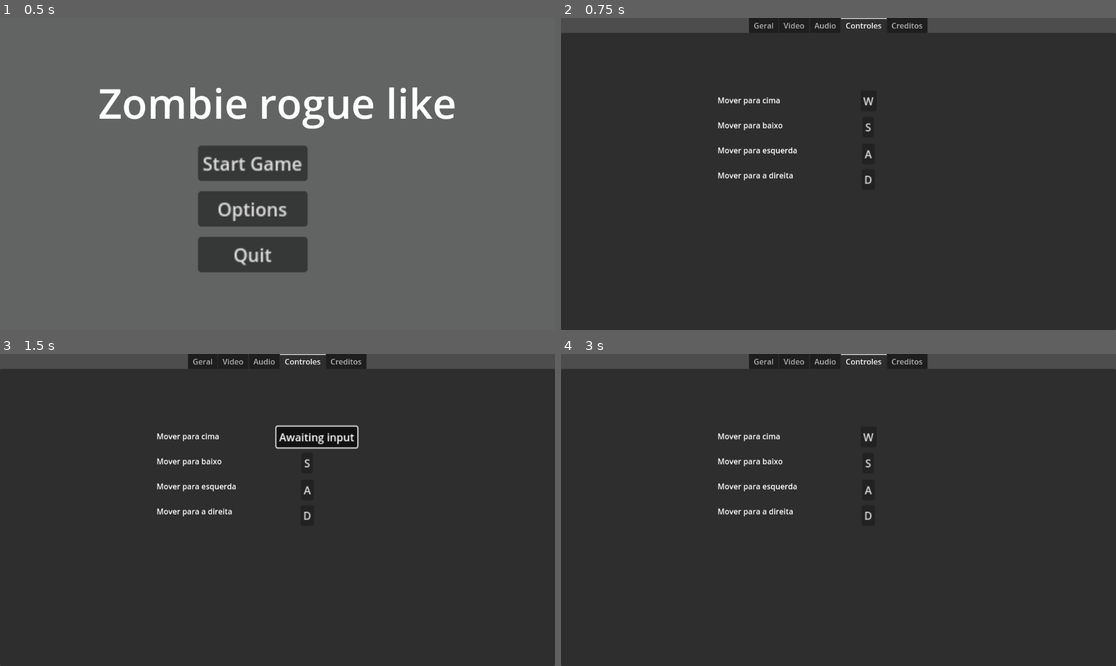
Above: before the commit, frames 1-4 (two rows, left to right).
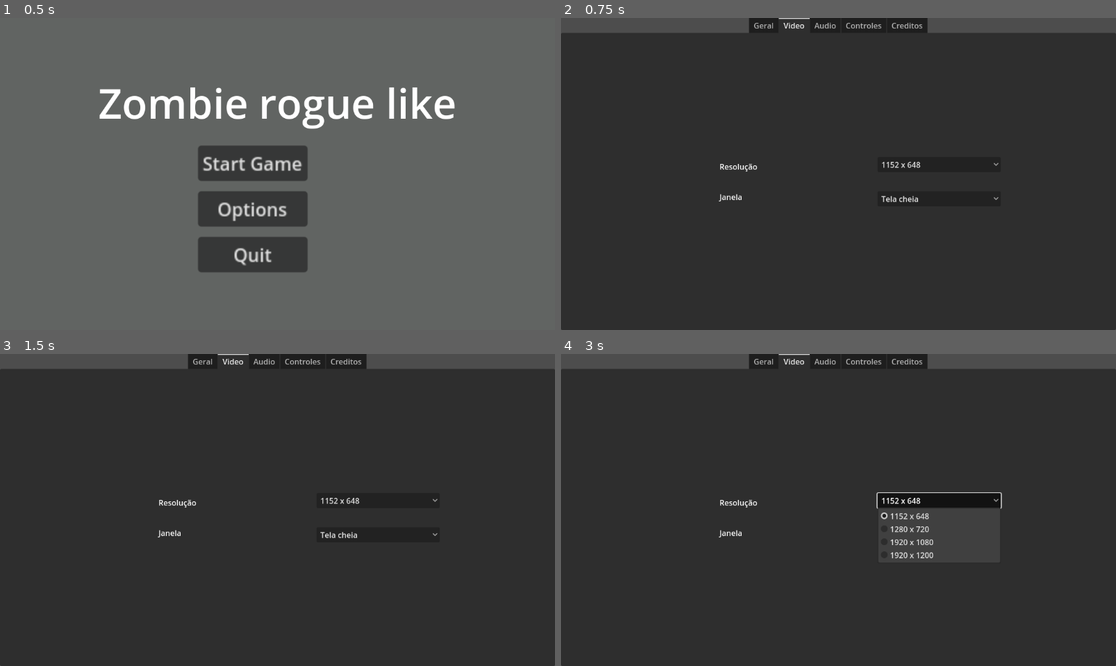
Above: after the commit, the same moments.

Repository: Kennykiller36/project-rogue-zombie
Game: Godot game, scene res://scenes/main_menu_scene/main_menu.tscn
The game is run twice, just before and just after one commit, with the same random seed, the same clock (stepped at 60 frames per second) and the same inputs.
Inputs (mouse positions are in pixels of both pictures, inside the frame that each line leads up to):
- Up to frame 1 (0.5 s): no input
- Up to frame 2 (0.75 s): click "Options" at 0.5 s
- Up to frame 3 (1.5 s): click (305, 438) at 1.25 s, where only the run before the commit has a clickable "W"
- Up to frame 4 (3 s): click (877, 438) at 2 s, where only the run before the commit has a clickable "Awaiting input"; click (938, 500) at 2.75 s, where only the run after the commit has a clickable "1152 x 648"

Frame 1 is identical in both runs. In frame 2, 1.1% of the frame differs, in the area x 28-79%, y 0-60%; in frame 3, 2.0%; in frame 4, 2.3%, in the area x 28-80%, y 0-66%.

Commit message:
Update video tab

Diff:
--- a/project.godot
+++ b/project.godot
@@ -17,6 +17,18 @@
 
 [input]
 
+up={
+"deadzone": 0.2,
+"events": [Object(InputEventKey,"resource_local_to_scene":false,"resource_name":"","device":-1,"window_id":0,"alt_pressed":false,"shift_pressed":false,"ctrl_pressed":false,"meta_pressed":false,"pressed":false,"keycode":0,"physical_keycode":87,"key_label":0,"unicode":119,"location":0,"echo":false,"script":null)
+, Object(InputEventKey,"resource_local_to_scene":false,"resource_name":"","device":-1,"window_id":0,"alt_pressed":false,"shift_pressed":false,"ctrl_pressed":false,"meta_pressed":false,"pressed":false,"keycode":0,"physical_keycode":4194320,"key_label":0,"unicode":0,"location":0,"echo":false,"script":null)
+]
+}
+down={
+"deadzone": 0.2,
+"events": [Object(InputEventKey,"resource_local_to_scene":false,"resource_name":"","device":-1,"window_id":0,"alt_pressed":false,"shift_pressed":false,"ctrl_pressed":false,"meta_pressed":false,"pressed":false,"keycode":0,"physical_keycode":83,"key_label":0,"unicode":115,"location":0,"echo":false,"script":null)
+, Object(InputEventKey,"resource_local_to_scene":false,"resource_name":"","device":-1,"window_id":0,"alt_pressed":false,"shift_pressed":false,"ctrl_pressed":false,"meta_pressed":false,"pressed":false,"keycode":0,"physical_keycode":4194322,"key_label":0,"unicode":0,"location":0,"echo":false,"script":null)
+]
+}
 left={
 "deadzone": 0.2,
 "events": [Object(InputEventKey,"resource_local_to_scene":false,"resource_name":"","device":-1,"window_id":0,"alt_press …(191 unchanged characters)…
@@ -29,18 +41,6 @@
 , Object(InputEventKey,"resource_local_to_scene":false,"resource_name":"","device":-1,"window_id":0,"alt_pressed":false …(186 unchanged characters)…
 ]
 }
-up={
-"deadzone": 0.2,
-"events": [Object(InputEventKey,"resource_local_to_scene":false,"resource_name":"","device":-1,"window_id":0,"alt_pressed":false,"shift_pressed":false,"ctrl_pressed":false,"meta_pressed":false,"pressed":false,"keycode":0,"physical_keycode":87,"key_label":0,"unicode":119,"location":0,"echo":false,"script":null)
-, Object(InputEventKey,"resource_local_to_scene":false,"resource_name":"","device":-1,"window_id":0,"alt_pressed":false,"shift_pressed":false,"ctrl_pressed":false,"meta_pressed":false,"pressed":false,"keycode":0,"physical_keycode":4194320,"key_label":0,"unicode":0,"location":0,"echo":false,"script":null)
-]
-}
-down={
-"deadzone": 0.2,
-"events": [Object(InputEventKey,"resource_local_to_scene":false,"resource_name":"","device":-1,"window_id":0,"alt_pressed":false,"shift_pressed":false,"ctrl_pressed":false,"meta_pressed":false,"pressed":false,"keycode":0,"physical_keycode":83,"key_label":0,"unicode":115,"location":0,"echo":false,"script":null)
-, Object(InputEventKey,"resource_local_to_scene":false,"resource_name":"","device":-1,"window_id":0,"alt_pressed":false,"shift_pressed":false,"ctrl_pressed":false,"meta_pressed":false,"pressed":false,"keycode":0,"physical_keycode":4194322,"key_label":0,"unicode":0,"location":0,"echo":false,"script":null)
-]
-}
 pause={
 "deadzone": 0.2,
 "events": [Object(InputEventKey,"resource_local_to_scene":false,"resource_name":"","device":-1,"window_id":0,"alt_press …(195 unchanged characters)…
--- a/scenes/options_menu_scene/options_menu.gd
+++ b/scenes/options_menu_scene/options_menu.gd
@@ -1,9 +1,8 @@
 extends Control
 
-##Parte dos botões da tab geral
 static var opened_from_gameplay: bool = false
-@onready var voltar_jogo_btn = $TabContainer/Geral/VoltarJogoBtn
-@onready var voltar_hub_btn = $TabContainer/Geral/VoltarParaHubBtn
+@onready var voltar_jogo_btn = $TabContainer/Geral/VBoxContainer/VoltarJogoBtn
+@onready var voltar_hub_btn = $TabContainer/Geral/VBoxContainer/VoltarParaHubBtn
 func _update_button_visibility():
 	var should_show = opened_from_gameplay
 	voltar_jogo_btn.visible = should_show
@@ -25,7 +24,48 @@
 	get_tree().change_scene_to_file("res://scenes/main_menu_scene/main_menu.tscn")
 
 ##Parte da Tab de video
+@onready var janela_button=$TabContainer/Video/VBoxContainerVideoBtn/JanelaOptionBtn as OptionButton
 
+@onready var resolucao_button=$TabContainer/Video/VBoxContainerVideoBtn/ResolucaoOptionBtn as OptionButton
+
+
+const MODO_JANELA_ARRAY: Array[String]=[
+	"Tela cheia", "Janela", "Janela sem borda", "Tela cheia sem borda"
+]
+
+func modo_janela_selecionado(index:int)-> void:
+	match index:
+		0:
+			DisplayServer.window_set_mode(DisplayServer.WINDOW_MODE_EXCLUSIVE_FULLSCREEN)
+			DisplayServer.window_set_flag(DisplayServer.WINDOW_FLAG_BORDERLESS, false)
+		1:
+			DisplayServer.window_set_mode(DisplayServer.WINDOW_MODE_WINDOWED)
+			DisplayServer.window_set_flag(DisplayServer.WINDOW_FLAG_BORDERLESS, false)
+
+		2:
+			DisplayServer.window_set_mode(DisplayServer.WINDOW_MODE_WINDOWED)
+			DisplayServer.window_set_flag(DisplayServer.WINDOW_FLAG_BORDERLESS, true)
+
+		3:
+			DisplayServer.window_set_mode(DisplayServer.WINDOW_MODE_EXCLUSIVE_FULLSCREEN)
+			DisplayServer.window_set_flag(DisplayServer.WINDOW_FLAG_BORDERLESS, true)
+
+func adicionar_items_modo_janela()-> void:
+	for i in MODO_JANELA_ARRAY:
+		janela_button.add_item(i)
+
+const DICIONARIO_RESOLUCAO:Dictionary={
+	"1152 x 648": Vector2i(1152,648),
+	"1280 x 720": Vector2i(1280,720),
+	"1920 x 1080": Vector2i(1920,1080),
+	"1920 x 1200": Vector2i(1920,1200)
+}
+func adicionar_items_resolucao()-> void:
+	for j in DICIONARIO_RESOLUCAO:
+		resolucao_button.add_item(j)
+
+func resolucao_selecionada(index:int)-> void:
+	DisplayServer.window_set_size(DICIONARIO_RESOLUCAO.values()[index])
 
 ##Parte da Tab de audio
 var audio_bus_master
@@ -46,9 +86,17 @@
 
 ##Parte da função ready
 func _ready():
+	##Parte da tab geral 2
 	process_mode = Node.PROCESS_MODE_ALWAYS
+	_update_button_visibility()
+
+	##Parte da tab audio 2
 	audio_bus_master= AudioServer.get_bus_index("Master")
 	audio_bus_sfx= AudioServer.get_bus_index("Sfx")
 	audio_bus_musica= AudioServer.get_bus_index("Musica")
 
-	_update_button_visibility()
+	##Parte da tab video 2
+	janela_button.item_selected.connect(modo_janela_selecionado)
+	adicionar_items_modo_janela()
+	resolucao_button.item_selected.connect(resolucao_selecionada)
+	adicionar_items_resolucao()
--- a/scenes/options_menu_scene/options_menu.tscn
+++ b/scenes/options_menu_scene/options_menu.tscn
@@ -21,14 +21,14 @@
 grow_horizontal = 2
 grow_vertical = 2
 tab_alignment = 1
-current_tab = 3
+current_tab = 1
 
 [node name="Geral" type="TabBar" parent="TabContainer"]
 visible = false
 layout_mode = 2
 metadata/_tab_index = 0
 
-[node name="VoltarMenuBtn" type="Button" parent="TabContainer/Geral"]
+[node name="VBoxContainer" type="VBoxContainer" parent="TabContainer/Geral"]
 layout_mode = 1
 anchors_preset = 8
 anchor_left = 0.5
@@ -36,229 +36,223 @@
 anchor_right = 0.5
 anchor_bottom = 0.5
 offset_left = -79.0
-offset_top = -15.5
+offset_top = -50.5
 offset_right = 79.0
-offset_bottom = 15.5
-grow_horizontal = 2
-grow_vertical = 2
+offset_bottom = 50.5
+grow_horizontal = 2
+grow_vertical = 2
+theme_override_constants/separation = 27
+
+[node name="VoltarMenuBtn" type="Button" parent="TabContainer/Geral/VBoxContainer"]
+layout_mode = 2
+size_flags_horizontal = 4
+size_flags_vertical = 4
 text = "Voltar para o menu
 "
 
-[node name="VoltarJogoBtn" type="Button" parent="TabContainer/Geral"]
+[node name="VoltarJogoBtn" type="Button" parent="TabContainer/Geral/VBoxContainer"]
+layout_mode = 2
+size_flags_horizontal = 4
+size_flags_vertical = 4
+text = "Voltar para o jogo
+"
+
+[node name="VoltarParaHubBtn" type="Button" parent="TabContainer/Geral/VBoxContainer"]
+layout_mode = 2
+size_flags_horizontal = 4
+size_flags_vertical = 4
+text = "Voltar para o hub"
+
+[node name="Video" type="TabBar" parent="TabContainer"]
+layout_mode = 2
+metadata/_tab_index = 1
+
+[node name="VBoxContainerVideoLabels" type="VBoxContainer" parent="TabContainer/Video"]
 layout_mode = 1
 anchors_preset = 8
 anchor_left = 0.5
 anchor_top = 0.5
 anchor_right = 0.5
 anchor_bottom = 0.5
-offset_left = -79.0
-offset_top = 32.5
-offset_right = 79.0
-offset_bottom = 63.5
-grow_horizontal = 2
-grow_vertical = 2
-text = "Voltar para o jogo
-"
-
-[node name="VoltarParaHubBtn" type="Button" parent="TabContainer/Geral"]
+offset_left = -247.5
+offset_top = -25.0
+offset_right = 247.5
+offset_bottom = 25.0
+grow_horizontal = 2
+grow_vertical = 2
+theme_override_constants/separation = 40
+
+[node name="ResolucaoLabel" type="Label" parent="TabContainer/Video/VBoxContainerVideoLabels"]
+layout_mode = 2
+text = "Resolução"
+
+[node name="JanelaLabel" type="Label" parent="TabContainer/Video/VBoxContainerVideoLabels"]
+layout_mode = 2
+text = "Janela"
+
+[node name="VBoxContainerVideoBtn" type="VBoxContainer" parent="TabContainer/Video"]
+layout_mode = 1
+anchors_preset = 6
+anchor_left = 1.0
+anchor_top = 0.5
+anchor_right = 1.0
+anchor_bottom = 0.5
+offset_left = -495.0
+offset_top = -40.0
+offset_bottom = 40.0
+grow_horizontal = 0
+grow_vertical = 2
+theme_override_constants/separation = 40
+
+[node name="ResolucaoOptionBtn" type="OptionButton" parent="TabContainer/Video/VBoxContainerVideoBtn"]
+custom_minimum_size = Vector2(256, 0)
+layout_mode = 2
+size_flags_horizontal = 0
+size_flags_vertical = 4
+
+[node name="JanelaOptionBtn" type="OptionButton" parent="TabContainer/Video/VBoxContainerVideoBtn"]
+custom_minimum_size = Vector2(256, 0)
+layout_mode = 2
+size_flags_horizontal = 0
+size_flags_vertical = 4
+
+[node name="Audio" type="TabBar" parent="TabContainer"]
+visible = false
+layout_mode = 2
+metadata/_tab_index = 2
+
+[node name="VBoxContainer" type="VBoxContainer" parent="TabContainer/Audio"]
 layout_mode = 1
 anchors_preset = 8
 anchor_left = 0.5
 anchor_top = 0.5
 anchor_right = 0.5
 anchor_bottom = 0.5
-offset_left = -79.0
-offset_top = 80.5
-offset_right = 79.0
-offset_bottom = 111.5
-grow_horizontal = 2
-grow_vertical = 2
-text = "Voltar para o hub"
-
-[node name="Video" type="TabBar" parent="TabContainer"]
-visible = false
-layout_mode = 2
-metadata/_tab_index = 1
-
-[node name="Audio" type="TabBar" parent="TabContainer"]
-visible = false
-layout_mode = 2
-metadata/_tab_index = 2
-
-[node name="AudioGeralTxt" type="TextEdit" parent="TabContainer/Audio"]
-layout_mode = 1
-anchors_preset = -1
-anchor_left = 0.4105903
-anchor_top = 0.18638574
-anchor_right = 0.5043403
-anchor_bottom = 0.26094005
-offset_right = 7.0
-offset_bottom = -1.5258789e-05
-grow_horizontal = 2
+offset_left = -91.5
+offset_top = -68.5
+offset_right = 91.5
+offset_bottom = 68.5
+grow_horizontal = 2
+grow_vertical = 2
+theme_override_constants/separation = 23
+
+[node name="VolumeGeralLabel" type="Label" parent="TabContainer/Audio/VBoxContainer"]
+layout_mode = 2
+size_flags_horizontal = 4
 text = "Volume Geral"
 
-[node name="AudioGeralSlider" type="HSlider" parent="TabContainer/Audio"]
-layout_mode = 1
-anchors_preset = 14
-anchor_top = 0.5
-anchor_right = 1.0
-anchor_bottom = 0.5
-offset_left = 219.99998
-offset_top = -139.49998
-offset_right = 220.0
-offset_bottom = -123.499985
-grow_horizontal = 2
-grow_vertical = 2
-scale = Vector2(0.63023704, 0.63023704)
+[node name="AudioGeralSlider" type="HSlider" parent="TabContainer/Audio/VBoxContainer"]
+layout_mode = 2
 max_value = 1.0
 value = 1.0
 
-[node name="AudioSfxTxt" type="TextEdit" parent="TabContainer/Audio"]
-layout_mode = 1
-anchors_preset = -1
-anchor_left = 0.37586805
-anchor_top = 0.35980552
-anchor_right = 0.5442708
-anchor_bottom = 0.43435982
-offset_top = -1.5258789e-05
-grow_horizontal = 2
+[node name="VolumeSfxLabel" type="Label" parent="TabContainer/Audio/VBoxContainer"]
+layout_mode = 2
+size_flags_horizontal = 4
 text = "Volume Efeitos Sonoros"
-metadata/_edit_use_anchors_ = true
-
-[node name="AudioSfxSlider" type="HSlider" parent="TabContainer/Audio"]
-layout_mode = 1
-anchors_preset = 14
-anchor_top = 0.5
-anchor_right = 1.0
-anchor_bottom = 0.5
-offset_left = 219.99998
-offset_top = -22.5
-offset_right = 220.0
-offset_bottom = -6.5
-grow_horizontal = 2
-grow_vertical = 2
-scale = Vector2(0.63023704, 0.63023704)
+
+[node name="AudioSfxSlider" type="HSlider" parent="TabContainer/Audio/VBoxContainer"]
+layout_mode = 2
 max_value = 1.0
 value = 1.0
 
-[node name="AudioMusicaTxt" type="TextEdit" parent="TabContainer/Audio"]
-layout_mode = 1
-anchors_preset = -1
-anchor_left = 0.37586805
-anchor_top = 0.57050246
-anchor_right = 0.5442708
-anchor_bottom = 0.6450567
-offset_left = 20.0
-offset_top = -12.0000305
-offset_right = -24.0
-offset_bottom = -12.0
-grow_horizontal = 2
+[node name="VolumeMusicaLabel" type="Label" parent="TabContainer/Audio/VBoxContainer"]
+layout_mode = 2
+size_flags_horizontal = 4
 text = "Volume da Música"
 
-[node name="AudioMusicaSlider" type="HSlider" parent="TabContainer/Audio"]
-layout_mode = 1
-anchors_preset = 14
-anchor_top = 0.5
-anchor_right = 1.0
-anchor_bottom = 0.5
-offset_left = 219.99998
-offset_top = 96.5
-offset_right = 220.0
-offset_bottom = 112.5
-grow_horizontal = 2
-grow_vertical = 2
-scale = Vector2(0.63023704, 0.63023704)
+[node name="AudioMusicaSlider" type="HSlider" parent="TabContainer/Audio/VBoxContainer"]
+layout_mode = 2
 max_value = 1.0
 value = 1.0
 
 [node name="Controles" type="TabBar" parent="TabContainer"]
+visible = false
 layout_mode = 2
 metadata/_tab_index = 3
 
-[node name="Label" type="Label" parent="TabContainer/Controles"]
+[node name="VBoxContainerLabelsControles" type="VBoxContainer" parent="TabContainer/Controles"]
 layout_mode = 0
-offset_left = 325.0
-offset_top = 128.0
-offset_right = 491.0
-offset_bottom = 333.0
-size_flags_horizontal = 4
-text = "Mover para cima
-
-Mover para baixo
-
-Mover para esquerda
-
-Mover para a direita
-"
-
-[node name="InputMapBtnCima" type="Button" parent="TabContainer/Controles"]
-layout_mode = 1
-anchors_preset = 8
-anchor_left = 0.5
-anchor_top = 0.5
-anchor_right = 0.5
-anchor_bottom = 0.5
-offset_left = 54.00006
-offset_top = -176.50002
-offset_right = 62.00006
-offset_bottom = -168.50002
-grow_horizontal = 2
-grow_vertical = 2
-scale = Vector2(1.383643, 1.383643)
+offset_left = 326.0
+offset_top = 94.0
+offset_right = 492.0
+offset_bottom = 523.0
+size_flags_horizontal = 0
+size_flags_vertical = 8
+theme_override_constants/separation = 48
+
+[node name="MoverPraCimaLabel" type="Label" parent="TabContainer/Controles/VBoxContainerLabelsControles"]
+layout_mode = 2
+size_flags_horizontal = 0
+size_flags_vertical = 8
+text = "Mover para cima"
+vertical_alignment = 1
+
+[node name="MoverPraBaixoLabel" type="Label" parent="TabContainer/Controles/VBoxContainerLabelsControles"]
+layout_mode = 2
+size_flags_horizontal = 0
+size_flags_vertical = 8
+text = "Mover para baixo"
+vertical_alignment = 1
+
+[node name="MoverPraEsquerdaLabel" type="Label" parent="TabContainer/Controles/VBoxContainerLabelsControles"]
+layout_mode = 2
+size_flags_horizontal = 0
+size_flags_vertical = 8
+text = "Mover para Esquerda"
+vertical_alignment = 1
+
+[node name="MoverPraDireitaLabel" type="Label" parent="TabContainer/Controles/VBoxContainerLabelsControles"]
+layout_mode = 2
+size_flags_horizontal = 0
+size_flags_vertical = 8
+text = "Mover para direita"
+vertical_alignment = 1
+
+[node name="VBoxContainerKeyMapBtnControles" type="VBoxContainer" parent="TabContainer/Controles"]
+layout_mode = 1
+anchors_preset = 6
+anchor_left = 1.0
+anchor_top = 0.5
+anchor_right = 1.0
+anchor_bottom = 0.5
+offset_left = -166.0
+offset_top = -214.5
+offset_bottom = 214.5
+grow_horizontal = 0
+grow_vertical = 2
+size_flags_horizontal = 0
+size_flags_vertical = 8
+theme_override_constants/separation = 48
+
+[node name="InputMapBtnCima" type="Button" parent="TabContainer/Controles/VBoxContainerKeyMapBtnControles"]
+layout_mode = 2
+size_flags_horizontal = 4
+size_flags_vertical = 4
 script = ExtResource("2_2v3r4")
 action = "up"
 metadata/_custom_type_script = "uid://dtr1sagv0h0j7"
 
-[node name="InputMapBtnBaixo" type="Button" parent="TabContainer/Controles"]
-layout_mode = 1
-anchors_preset = 8
-anchor_left = 0.5
-anchor_top = 0.5
-anchor_right = 0.5
-anchor_bottom = 0.5
-offset_left = 54.00006
-offset_top = -123.499985
-offset_right = 62.00006
-offset_bottom = -115.499985
-grow_horizontal = 2
-grow_vertical = 2
-scale = Vector2(1.383643, 1.383643)
+[node name="InputMapBtnBaixo" type="Button" parent="TabContainer/Controles/VBoxContainerKeyMapBtnControles"]
+layout_mode = 2
+size_flags_horizontal = 4
+size_flags_vertical = 4
 script = ExtResource("2_2v3r4")
 action = "down"
 metadata/_custom_type_script = "uid://dtr1sagv0h0j7"
 
-[node name="InputMapBtnEsquerda" type="Button" parent="TabContainer/Controles"]
-layout_mode = 1
-anchors_preset = 8
-anchor_left = 0.5
-anchor_top = 0.5
-anchor_right = 0.5
-anchor_bottom = 0.5
-offset_left = 54.00006
-offset_top = -67.5
-offset_right = 62.00006
-offset_bottom = -59.5
-grow_horizontal = 2
-grow_vertical = 2
-scale = Vector2(1.383643, 1.383643)
+[node name="InputMapBtnEsquerda" type="Button" parent="TabContainer/Controles/VBoxContainerKeyMapBtnControles"]
+layout_mode = 2
+size_flags_horizontal = 4
+size_flags_vertical = 4
 script = ExtResource("2_2v3r4")
 action = "left"
 metadata/_custom_type_script = "uid://dtr1sagv0h0j7"
 
-[node name="InputMapBtnDireita" type="Button" parent="TabContainer/Controles"]
-layout_mode = 1
-anchors_preset = 8
-anchor_left = 0.5
-anchor_top = 0.5
-anchor_right = 0.5
-anchor_bottom = 0.5
-offset_left = 54.00006
-offset_top = -14.5
-offset_right = 62.00006
-offset_bottom = -6.5
-grow_horizontal = 2
-grow_vertical = 2
-scale = Vector2(1.383643, 1.383643)
+[node name="InputMapBtnDireita" type="Button" parent="TabContainer/Controles/VBoxContainerKeyMapBtnControles"]
+layout_mode = 2
+size_flags_horizontal = 4
+size_flags_vertical = 4
 script = ExtResource("2_2v3r4")
 action = "right"
 metadata/_custom_type_script = "uid://dtr1sagv0h0j7"
@@ -268,9 +262,9 @@
 layout_mode = 2
 metadata/_tab_index = 4
 
-[connection signal="pressed" from="TabContainer/Geral/VoltarMenuBtn" to="." method="_on_voltar_menu_btn_pressed"]
-[connection signal="pressed" from="TabContainer/Geral/VoltarJogoBtn" to="." method="_on_voltar_jogo_btn_pressed"]
-[connection signal="pressed" from="TabContainer/Geral/VoltarParaHubBtn" to="." method="_on_voltar_hub_btn_pressed"]
-[connection signal="value_changed" from="TabContainer/Audio/AudioGeralSlider" to="." method="_on_audio_geral_slider_value_changed"]
-[connection signal="value_changed" from="TabContainer/Audio/AudioSfxSlider" to="." method="_on_audio_sfx_slider_value_changed"]
-[connection signal="value_changed" from="TabContainer/Audio/AudioMusicaSlider" to="." method="_on_audio_musica_slider_value_changed"]
+[connection signal="pressed" from="TabContainer/Geral/VBoxContainer/VoltarMenuBtn" to="." method="_on_voltar_menu_btn_pressed"]
+[connection signal="pressed" from="TabContainer/Geral/VBoxContainer/VoltarJogoBtn" to="." method="_on_voltar_jogo_btn_pressed"]
+[connection signal="pressed" from="TabContainer/Geral/VBoxContainer/VoltarParaHubBtn" to="." method="_on_voltar_hub_btn_pressed"]
+[connection signal="value_changed" from="TabContainer/Audio/VBoxContainer/AudioGeralSlider" to="." method="_on_audio_geral_slider_value_changed"]
+[connection signal="value_changed" from="TabContainer/Audio/VBoxContainer/AudioSfxSlider" to="." method="_on_audio_sfx_slider_value_changed"]
+[connection signal="value_changed" from="TabContainer/Audio/VBoxContainer/AudioMusicaSlider" to="." method="_on_audio_musica_slider_value_changed"]
